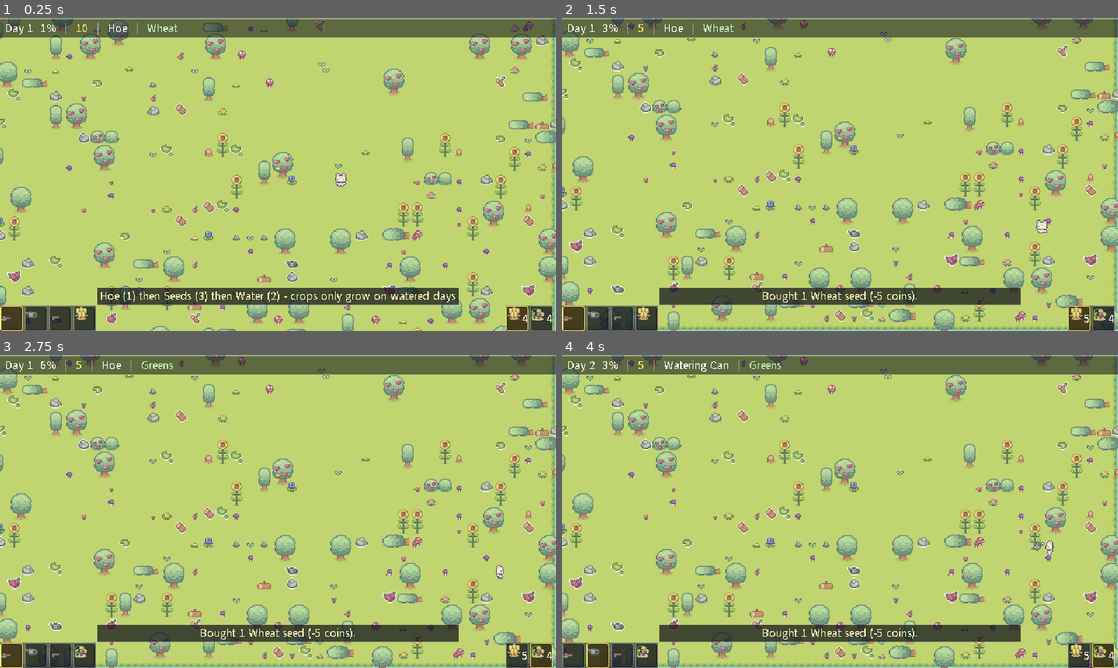
Above: before the commit, frames 1-4 (two rows, left to right).
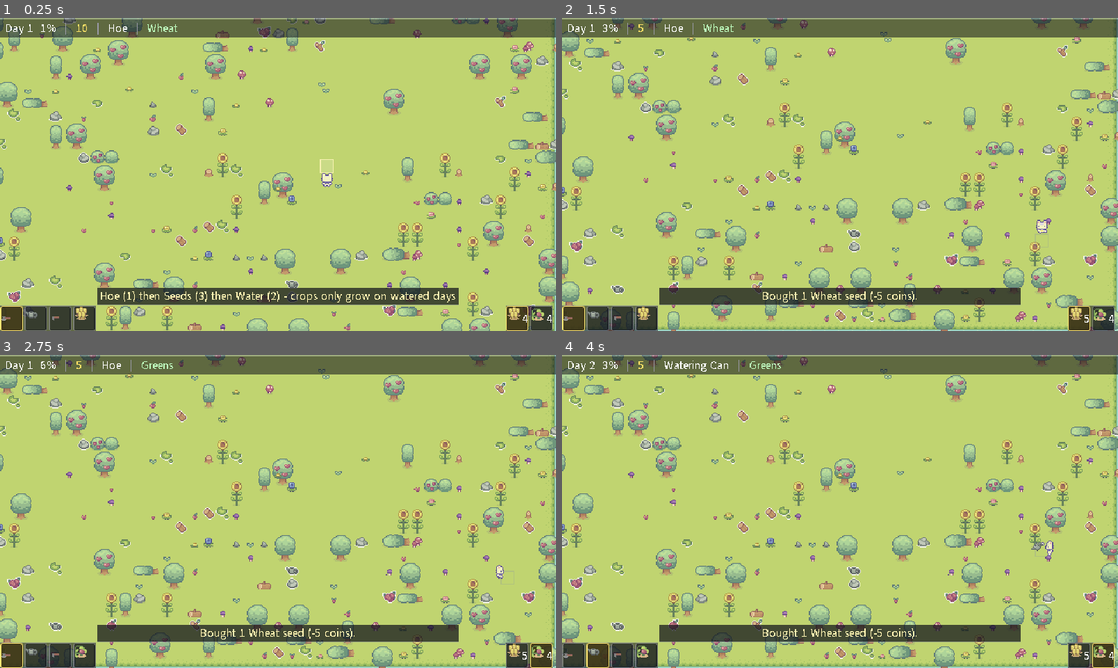
Above: after the commit, the same moments.

Repository: MonkeyL2000/croptail
Game: Godot game, scene res://scenes/dev/screenshot.tscn
Two runs of this game, one before a commit and one after it. Both use one fixed random seed, a clock stepped at 60 frames per second and the inputs below. This scene is started directly instead of the project's main scene.
Inputs:
- Up to frame 1 (0.25 s): no input
- Up to frame 2 (1.5 s): tap Enter at 0.5 s; hold D (walk_right) 0.53-1.28 s; tap Space (use_tool) at 0.6 s; hold S (walk_down) from 1.28 s (still down); tap B (buy_seed) at 1.35 s
- Up to frame 3 (2.75 s): tap Space (use_tool) at 1.55, 2.3 s; release S (walk_down) at 2.03 s; hold D (walk_right) from 2.03 s (still down); hold R (cycle_seed) from 2.03 s (still down)
- Up to frame 4 (4 s): release D (walk_right) at 2.78 s; release R (cycle_seed) at 2.78 s; hold W (walk_up) 2.78-3.53 s; tap T (end_day) at 2.85 s; tap Space (use_tool) at 3.05, 3.8 s; hold A (walk_left) from 3.53 s (still down); hold E (next_tool) from 3.53 s (still down)

The runs differ from the first frame. In frame 1, 20% of the frame differs, in the area x 0-100%, y 0-100%; in frame 2, less than 0.1%; in frame 3, less than 0.1%; in frame 4, less than 0.1%.

Commit message:
加「面前那一格」的指示框;修「锄地有点歪,不是正前方那块」
指示框 scripts/farm/target_indicator.gd(挂在 main.tscn 的 TargetIndicator):
  * 农田内 = 奶油色框线 + 16% 白填充;农田外 = 暗灰框线、不填充
  * 它和 use_current_tool() 调的是同一个 Player.target_cell(),
    所以框画在哪、工具就一定作用在哪(自检先读框、再真锄一次比对)

「歪」的根因:global_position 是**身体中心**,脚下碰撞圆却在 (0,6),差 6px。
老写法 world_to_cell(global_position + facing * 16) 拿身体中心当锚点:
  * 上下朝向差**一整格**(面朝下会锄到自己站的那格)
  * 目标格还会随「站在格里的哪个位置」跳
现在 target_cell() = standing_cell() + facing_cell_offset(),
锚点是脚下那个圆(偏移从 CollisionShape2D.position 读,不写死 6)。

框必须画在**最上层**(含角色之上):一开始画在地面层,从真实截图的像素量出来
不行 —— 角色精灵 48x48 比一格(16px)大得多,面朝上时面前整格都被角色盖住,
一条框线都看不见。(也没用 z_index = -1:负 z 会被父节点的 z 抵消下场,连底板
都盖不住。)线宽 1 是压在矩形边上画的,所以往里收 0.5px 才正好落在格子的最外圈。

自检 137 -> 154 项,0 failed(连跑 3 次):
  * 新增 -- tool targeting 9 条:四个朝向都是「脚下格 + 一格」、格内 ±5px 抖动
    不换格、回归用例「身体中心压在格子边界上方 2px 面朝下必须锄脚下那格的下方」
    (老写法在这里给的是玩家自己站的那格)、站在农田外面朝上够得到最下一排
  * 指示框 6 条:框的格子 == 真被锄的那格、框跟着朝向走、必须画在 FarmMap 和
    Player 之后、真读一帧画面量墨迹(有框 luma 0.821 / 无框 0.786)

截图逐像素复核:农田内 (0,1)/(4,6) 都是完整 16x16 方框(奶油线+白填充),
农田外 (15,15) 只有暗灰框线、无填充。截图工具现在会打印 canvas xform 和指示框
状态 —— 我第一次按「相机就在玩家身上」算屏幕位置,被 (0,-6) 的相机偏移和
边界夹紧误导了一轮,记录在 docs/DECISIONS.md#canvas-transform。

Diff:
--- a/scenes/dev/screenshot.tscn
+++ b/scenes/dev/screenshot.tscn
@@ -5,4 +5,5 @@
 [node name="Screenshot" type="Node2D"]
 script = ExtResource("1_shot")
 shots = 3
-spots = Array[Vector2]([Vector2(400, 250), Vector2(300, 130), Vector2(560, 330)])
+spots = Array[Vector2]([Vector2(384, 227), Vector2(300, 130), Vector2(560, 330)])
+facings = Array[Vector2]([Vector2(0, -1), Vector2(1, 0), Vector2(0, 1)])
--- a/scenes/main.tscn
+++ b/scenes/main.tscn
@@ -1,9 +1,10 @@
-[gd_scene load_steps=6 format=3]
+[gd_scene load_steps=7 format=3]
 
 [ext_resource type="PackedScene" uid="uid://ce6dfgcs7wjpk" path="res://scenes/world/farm_map.tscn" id="1_map"]
 [ext_resource type="Script" path="res://scripts/core/main.gd" id="2_main"]
 [ext_resource type="PackedScene" uid="uid://04ftqh3rmnjo" path="res://scenes/characters/player.tscn" id="4_player"]
 [ext_resource type="PackedScene" path="res://scenes/ui/hud.tscn" id="5_hud"]
+[ext_resource type="Script" path="res://scripts/farm/target_indicator.gd" id="6_indicator"]
 
 [node name="Main" type="Node2D"]
 script = ExtResource("2_main")
@@ -13,4 +14,7 @@
 [node name="Player" parent="." instance=ExtResource("4_player")]
 position = Vector2(400, 250)
 
+[node name="TargetIndicator" type="Node2D" parent="."]
+script = ExtResource("6_indicator")
+
 [node name="HUD" parent="." instance=ExtResource("5_hud")]
--- a/scripts/core/main.gd
+++ b/scripts/core/main.gd
@@ -9,6 +9,10 @@
 @onready var farm_props: FarmProps = $FarmMap/Props
 @onready var farm_map: Node2D = $FarmMap
 @onready var player: Player = $Player
+## 面前那一格的指示框。它在 main.tscn 里摆在 FarmMap / Player **之后**,
+## 也就是盖在最上层 —— 角色精灵 48px 比一格还大,画在地面层时面朝上会把框整个挡住
+## (拿真实截图的像素量出来的)。不用 z_index:负 z 会被父节点的 z 抵消下场,连底板都盖不住。
+@onready var target_indicator := $TargetIndicator
 @onready var hud := $HUD
 
 
@@ -20,6 +24,7 @@
 
 	player.farm_plot = farm_plot
 	player.action_message.connect(hud.show_message)
+	target_indicator.setup(player, farm_plot)
 	TimeManager.day_changed.connect(_on_day_changed)
 	_apply_camera_limits()
 	hud.show_message("Hoe (1) then Seeds (3) then Water (2) - crops only grow on watered days")
--- a/scripts/dev/screenshot.gd
+++ b/scripts/dev/screenshot.gd
@@ -15,6 +15,9 @@
 @export var frames_between: int = 40
 ## 截图前把玩家搬到哪里;空数组 = 不动,用主场景里的出生点
 @export var spots: Array[Vector2] = []
+## 每个位置朝哪边(和 spots 一一对应,不够长就沿用上一个)。
+## 朝向决定「面前那一格」的指示框画在哪 —— 截图想拍指示框就必须能指定朝向。
+@export var facings: Array[Vector2] = []
 
 
 func _ready() -> void:
@@ -29,10 +32,24 @@
 		if i < spots.size():
 			player.global_position = spots[i]
 			player.camera.reset_smoothing()
+		if i < facings.size():
+			player.set_facing(facings[i])
 		for j in frames_between:
 			await get_tree().process_frame
+		# 等画面稳下来再读:指示框在自己的 _process 里更新,刚传完坐标时读到的还是上一帧
+		_dump_indicator(main, player, i)
 		await _shoot("shot_%d" % (i + 1))
 	print("[screenshot] done -> res://screenshots/")
+
+
+## 指示框的状态:截图里看不见它的时候,靠这行判断是「没画」还是「画到画面外了」
+func _dump_indicator(main: Node, player: Player, spot: int) -> void:
+	var box: Node2D = main.get_node("TargetIndicator")
+	var cell: Vector2i = box.call("target_cell")
+	var plot: FarmPlot = main.get_node("FarmMap/FarmPlot")
+	print("[indicator] spot %d player=%s facing=%s cell=%s in_plot=%s visible=%s in_tree=%s processing=%s" % [
+		spot, player.global_position, player.facing, cell, plot.has_cell(cell),
+		box.visible, box.is_visible_in_tree(), box.is_processing()])
 
 
 ## 把 HUD 各控件的实际矩形和字体度量打出来。
@@ -62,6 +79,8 @@
 	# 等一帧再取,否则拿到的是本帧还没画完的纹理
 	await RenderingServer.frame_post_draw
 	var image := get_viewport().get_texture().get_image()
+	print("[screenshot] canvas xform %s  viewport %s" % [
+		get_viewport().get_canvas_transform(), get_viewport().get_visible_rect().size])
 	var path := "res://screenshots/%s.png" % shot_name
 	var error := image.save_png(path)
 	print("[screenshot] %s -> %s (err %d)" % [shot_name, path, error])
--- a/scripts/dev/selftest.gd
+++ b/scripts/dev/selftest.gd
@@ -27,6 +27,7 @@
 	_test_soil_rules()
 	_test_growth_cycle()
 	_test_sprites()
+	_test_targeting()
 	_test_state_machine()
 	_test_tool_art()
 	await _test_movement()
@@ -143,6 +144,63 @@
 	check("soil sprite is (16,16)", (soil_sprite.texture as AtlasTexture).region == Rect2(16, 16, 16, 16))
 
 
+## 目标格:必须 = **脚下**那格 + 朝向偏移。
+##
+## 用户反馈「不知道会锄哪块地,而且锄的地有点歪,不是正前方那块」。
+## 玩家是自由走位的(没做格对齐),而且「脚」和身体中心差 6px
+## (player.tscn 里 CollisionShape2D 在 (0,6))。老写法拿**身体中心**当锤点:
+## `world_to_cell(position + facing * 16)` —— 上下朝向会差**一整格**,
+## 而且目标格会随「站在格里的哪个位置」跳。这里把它钉死。
+func _test_targeting() -> void:
+	print("-- tool targeting")
+	var home := plot.cell_center(Vector2i(4, 3))
+	var expected := {
+		Vector2.UP: Vector2i(4, 2),
+		Vector2.DOWN: Vector2i(4, 4),
+		Vector2.LEFT: Vector2i(3, 3),
+		Vector2.RIGHT: Vector2i(5, 3),
+	}
+	for facing: Vector2 in [Vector2.UP, Vector2.DOWN, Vector2.LEFT, Vector2.RIGHT]:
+		player.global_position = home
+		player.set_facing(facing)
+		check("target = the cell you stand in + one step (%s)" % _facing_name(facing),
+			player.standing_cell() == Vector2i(4, 3) and player.target_cell() == expected[facing])
+
+	# 在格子里挪来挪去(±5px)不能换格 —— 「歪」的另一半原因
+	var seen := {}
+	for offset: Vector2 in [Vector2(-5, -1), Vector2(5, 1), Vector2(2, -1), Vector2(-2, 1)]:
+		player.global_position = home + offset
+		player.set_facing(Vector2.RIGHT)
+		seen[player.target_cell()] = true
+	check("small steps inside the cell keep the same target", seen.size() == 1)
+	check("...and it is still the right neighbour", seen.has(Vector2i(5, 3)))
+
+	# 回归:身体中心在格子边界上方 2px、脚已经在下一格时,面朝下必须锄**脚下那格的下方**。
+	# 老写法在这里得到的是 (4,4) —— 正好是玩家站着的那格(这就是「锄歪了」)。
+	player.global_position = Vector2(home.x, 62.0)
+	player.set_facing(Vector2.DOWN)
+	check("the cell you stand in is the one under your feet",
+		player.standing_cell() == Vector2i(4, 4))
+	check("facing down from there targets the next row, not your own",
+		player.target_cell() == Vector2i(4, 5))
+
+	# 站在农田下沿外面往上锄:得够得到最下面那排,不然贴边一排种不了
+	player.global_position = Vector2(home.x, 120.0)
+	player.set_facing(Vector2.UP)
+	check("you can till the bottom row from outside the plot",
+		player.target_cell() == Vector2i(4, 6) and plot.has_cell(player.target_cell()))
+
+
+func _facing_name(facing: Vector2) -> String:
+	if facing == Vector2.UP:
+		return "up"
+	if facing == Vector2.DOWN:
+		return "down"
+	if facing == Vector2.LEFT:
+		return "left"
+	return "right"
+
+
 func _test_state_machine() -> void:
 	print("-- state machine")
 	var machine: NodeFiniteStateMachine = player.get_node("StateMachine")
@@ -185,6 +243,64 @@
 	check("back to idle when released",
 		(player.get_node("StateMachine") as NodeFiniteStateMachine).current_state_name == "idle")
 	check("velocity zeroed in idle", player.velocity == Vector2.ZERO)
+
+
+## 指示框有没有真的画出像素。
+##
+## 只比「框内 vs 框外」不够 —— 旁边那格地面本来就可能是别的颜色(草 vs 泥土)。
+## 所以读同一格两次:一次框开着、一次把框藏起来,亮度必须有差别。
+## 这样测的只是「框产生了像素」,与底下是什么地形无关。
+func _check_indicator_ink(indicator: Node2D, walker: Player, farm: FarmPlot) -> void:
+	if indicator == null:
+		check("the indicator draws pixels (skipped: no indicator)", true)
+		return
+	# 站在最下面那排的**正下方一格**、面朝上:目标 = 最下面那排,
+	# 且落在画面中间,不会被上下两条 HUD 栏盖住。
+	var cell := Vector2i(4, 6)
+	walker.global_position = farm.cell_center(cell) + Vector2(0, FarmPlot.CELL_SIZE)
+	walker.set_facing(Vector2.UP)
+	# 自检场景里自己那个玩家也带着相机,不抢当前活动相机的话读到的画面是另一个视角
+	walker.camera.make_current()
+	await RenderingServer.frame_post_draw
+	await RenderingServer.frame_post_draw
+	check("the indicator targets the bottom row while standing below it",
+		indicator.call("target_cell") == cell)
+
+	# 角色精灵是 48px、比一格(16px)还大,站着时会把面前那格盖掉 ——
+	# 量像素之前先把它藏起来,不然测的是「角色的腿有没有变化」。
+	var walker_was_visible := walker.visible
+	walker.visible = false
+	await RenderingServer.frame_post_draw
+	await RenderingServer.frame_post_draw
+	var lit := _indicator_luma(farm, cell)
+	indicator.visible = false
+	await RenderingServer.frame_post_draw
+	await RenderingServer.frame_post_draw
+	var dark := _indicator_luma(farm, cell)
+	indicator.visible = true
+	walker.visible = walker_was_visible
+	print("      indicator ink: luma %.3f with the box, %.3f without" % [lit, dark])
+	check("the indicator samples landed on screen", lit >= 0.0 and dark >= 0.0)
+	check("the indicator really draws pixels", lit - dark > 0.01)
+
+
+## 取农田某格 25 个采样点(含边框线)的平均亮度。
+## 世界 -> 屏幕用视口自己的 canvas_transform —— 和渲染用的同一套变换,
+## 所以不用假设相机 zoom / 位置 / 边界夹紧。返回 -1 表示采样点全在画面外。
+func _indicator_luma(farm: FarmPlot, cell: Vector2i) -> float:
+	var image := get_viewport().get_texture().get_image()
+	var corner := get_viewport().get_canvas_transform() * farm.to_global(Vector2(cell) * FarmPlot.CELL_SIZE)
+	var total := 0.0
+	var samples := 0
+	for offset: int in [1, 4, 8, 11, 14]:
+		for other: int in [1, 4, 8, 11, 14]:
+			var px := floori(corner.x) + offset
+			var py := floori(corner.y) + other
+			if px < 0 or py < 0 or px >= image.get_width() or py >= image.get_height():
+				continue
+			total += image.get_pixel(px, py).get_luminance()
+			samples += 1
+	return total / float(samples) if samples > 0 else -1.0
 
 
 func _props_avoid_plot(props: FarmProps, farm: FarmPlot) -> bool:
@@ -465,9 +581,33 @@
 	main_player.set_facing(Vector2.UP)
 	check("target cell inside the plot", main_plot.has_cell(main_player.target_cell()))
 	check("target cell is (0,0)", main_player.target_cell() == Vector2i(0, 0))
+
+	# 指示框必须圈着**工具真正会作用的那格**。框和动作都走 Player.target_cell(),
+	# 所以这里先读框、再真锄一次,比对锄过的那格 —— 框画错地方这条就挂。
+	var indicator := main.get_node_or_null("TargetIndicator") as Node2D
+	check("the main scene has a target indicator", indicator != null)
+	if indicator != null:
+		check("the indicator is wired to the player and the plot",
+			indicator.get("player") == main_player and indicator.get("plot") == main_plot)
+		# 必须画在所有东西**上面**(包括角色)。角色精灵 48px、比一格大得多,
+		# 画在地面层时面朝上会把框整格挡住 —— 这是从真实截图的像素里量出来的,
+		# 不是预估的。用 z_index = -1 也不行:负 z 会被父节点的 z 抵消下场。
+		check("the indicator draws on top of the map and the player",
+			indicator.get_index() > main.get_node("FarmMap").get_index()
+			and indicator.get_index() > main_player.get_index())
+		await RenderingServer.frame_post_draw
+		check("the indicator follows the faced cell",
+			indicator.call("target_cell") == Vector2i(0, 0))
+
 	GameState.select_tool(GameState.Tool.HOE)
 	main_player.use_current_tool()
 	check("hoe tills the faced cell in the real scene", main_plot.get_cell(Vector2i(0, 0)).is_tilled())
+	if indicator != null:
+		check("the indicator pointed at the cell that got tilled",
+			indicator.call("target_cell") == Vector2i(0, 0))
+
+	# 「真的画出来了吗」只在逻辑层查不出来 —— 真读一帧画面量像素。
+	await _check_indicator_ink(indicator, main_player, main_plot)
 
 	# 走到草岛的左边往水里推,应该被正好在岸边的水墙挡住。
 	#
--- /dev/null
+++ b/scripts/farm/target_indicator.gd
@@ -0,0 +1,80 @@
+extends Node2D
+
+## 面前那一格的**指示框**:把「工具会作用到哪一格」画在地上。
+##
+## 为什么需要它:玩家是自由走位的(没做格对齐),光看角色站位判断不出目标格;
+## 而且「脚」和「身体中心」差 6px,朝向一歪就差一整格 —— 用户反馈过
+## 「不知道会把哪块地处理好,而且锄的地有点歪」。
+##
+## 关键约定:它和 `use_current_tool()` 调的是**同一个** `Player.target_cell()`,
+## 所以框画在哪、工具就一定作用在哪。自检里有一条断言钉着这件事
+## (先读框的格子,再真按一次工具,比对锄过的那格)。
+##
+## 画在 Player 节点**之后**(树顺序),即压在角色上面。
+##
+## 一开始是画在角色底下(地面层)的,从真实截图里量出来不行:角色精灵是 48x48、
+## 比一格(16px)大得多,面朝上时面前那格正好被头/身体盖住 —— 截图里整格都是角色的
+## 像素,一条框线都看不见。所以改成当鼠标光标那样盖在最上面。
+## (不要用 z_index=-1:负 z 会被父节点的 z 抵消下场,连农田底板都盖不住。)
+
+## 由 main.gd 注入
+var player: Player
+var plot: FarmPlot
+
+## 框在当前格上的两种状态:可操作(在农田里)/ 不可操作(出界)
+const ACTIONABLE_FILL := Color(1.0, 1.0, 1.0, 0.16)
+const ACTIONABLE_LINE := Color(1.0, 0.96, 0.72, 0.85)
+const IDLE_LINE := Color(0.55, 0.60, 0.62, 0.30)
+## 框线往里收 0.5px。线宽 1 是压在矩形边上画的:收 0.5 恰好让它落在格子的
+## 最外圈像素上(收 1 会窄一格像素,看着往左上偏)
+const LINE_INSET := 0.5
+
+var _cell := Player.INVALID_CELL
+var _actionable := false
+
+
+func _ready() -> void:
+	set_process(false)   # 等 main.gd 接线好了再开始查
+
+
+## main.gd 接线(和 player.farm_plot / farm_props.plot 一致的做法)
+func setup(target_player: Player, farm: FarmPlot) -> void:
+	player = target_player
+	plot = farm
+	_refresh()
+	set_process(true)
+
+
+## 当前框住的格子(自检用来比对「框 = 工具作用的那格」)
+func target_cell() -> Vector2i:
+	return _cell
+
+
+func _process(_delta: float) -> void:
+	_refresh()
+
+
+func _refresh() -> void:
+	if player == null or plot == null:
+		return
+	var cell := player.target_cell()
+	var actionable := plot.has_cell(cell)
+	if cell == _cell and actionable == _actionable:
+		return
+	_cell = cell
+	_actionable = actionable
+	queue_redraw()
+
+
+func _draw() -> void:
+	if plot == null or _cell == Player.INVALID_CELL:
+		return
+	# 格子的世界矩形:农田的每格子节点就摆在 cell * CELL_SIZE 上
+	var corner := plot.to_global(Vector2(_cell) * FarmPlot.CELL_SIZE) - global_position
+	var box := Rect2(corner, Vector2.ONE * FarmPlot.CELL_SIZE)
+	var line := box.grow(-LINE_INSET)
+	if _actionable:
+		draw_rect(box, ACTIONABLE_FILL)
+		draw_rect(line, ACTIONABLE_LINE, false, 1.0)
+	else:
+		draw_rect(line, IDLE_LINE, false, 1.0)
--- a/scripts/player/player.gd
+++ b/scripts/player/player.gd
@@ -10,6 +10,8 @@
 signal action_message(text: String)
 
 const SPEED := 60.0
+## 出界/没有农田时的哨兵格值(调用者用 has_cell() 判,不要拿它做坐标)
+const INVALID_CELL := Vector2i(-9999, -9999)
 
 ## 由 main.gd 注入(不放 @export,避免跨场景的 NodePath 解析问题)
 var farm_plot: FarmPlot
@@ -17,6 +19,8 @@
 
 @onready var animated_sprite: AnimatedSprite2D = $AnimatedSprite2D
 @onready var camera: Camera2D = $Camera2D
+## 脚下那个小碰撞圆。它同时是**格子锚点** —— 见 cell_anchor_position()
+@onready var body_shape: CollisionShape2D = $CollisionShape2D
 
 
 func _unhandled_input(event: InputEvent) -> void:
@@ -87,11 +91,42 @@
 		play_anim("idle")
 
 
-## 玩家面前的那一格(以玩家身体为基准,往前一格)
+## 玩家面前的那一格 = 脚下那一格 + 朝向偏移。
+##
+## 为什么不用「位置 + 朝向 * 16」:玩家的 `global_position` 是**身体中心**,
+## 而脚下碰撞圆在 (0,6) —— 两者差 6px。拿身体中心当锤点,
+## 上下朝向会差**一整格**,而且目标格会随「站在小格里的哪个位置」跳,
+## 看起来就是「锄的地有点歪,不是正前方那块」。
+## 改成「先算脚下那格,再加一格」后,站格内任何位置结果都一致。
 func target_cell() -> Vector2i:
 	if farm_plot == null:
-		return Vector2i(-9999, -9999)
-	return farm_plot.world_to_cell(global_position + facing * FarmPlot.CELL_SIZE)
+		return INVALID_CELL
+	return standing_cell() + facing_cell_offset()
+
+
+## 格子锚点:脚下碰撞圆的圆心。从 CollisionShape2D 读偏移,不写死 6(免得改了碰撞形状忘了改这里)
+func cell_anchor_position() -> Vector2:
+	if body_shape == null:
+		return global_position
+	return global_position + body_shape.position
+
+
+## 玩家脚下所在的那一格
+func standing_cell() -> Vector2i:
+	if farm_plot == null:
+		return INVALID_CELL
+	return farm_plot.world_to_cell(cell_anchor_position())
+
+
+## 朝向 -> 相邻那一格的格偏移
+func facing_cell_offset() -> Vector2i:
+	if facing == Vector2.UP:
+		return Vector2i(0, -1)
+	if facing == Vector2.DOWN:
+		return Vector2i(0, 1)
+	if facing == Vector2.LEFT:
+		return Vector2i(-1, 0)
+	return Vector2i(1, 0)
 
 
 ## 用当前工具作用于面前那一格,并把结果广播给 HUD
Not shown, changed: AGENTS.md
Not shown, changed: docs/DECISIONS.md
Not shown, changed: docs/PROGRESS.md
